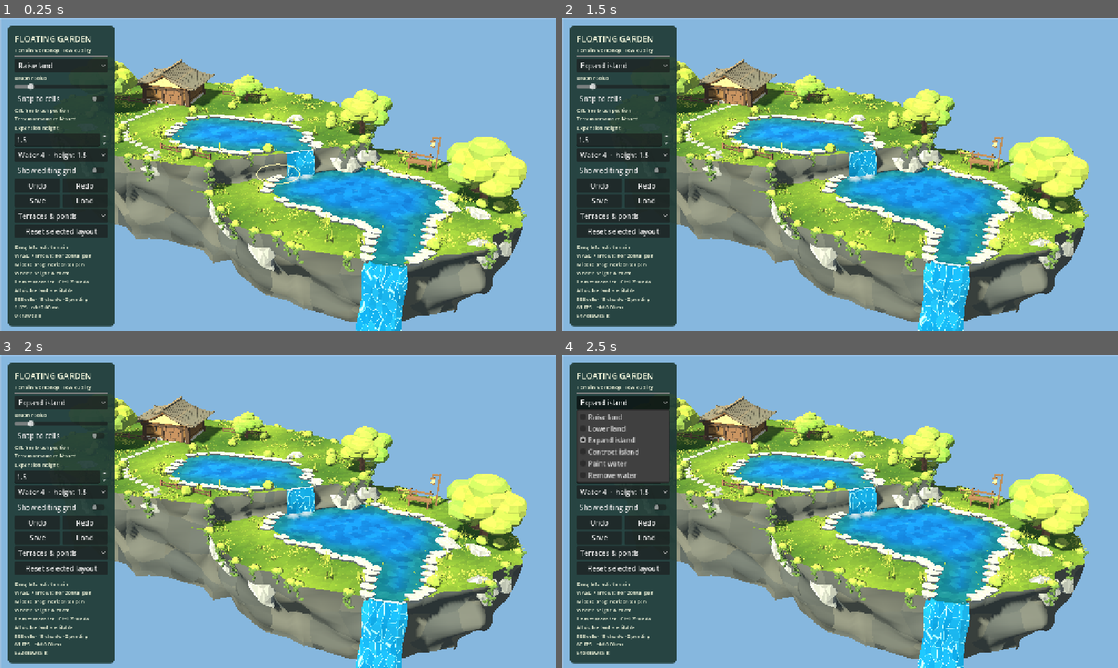
Above: before the commit, frames 1-4 (two rows, left to right).
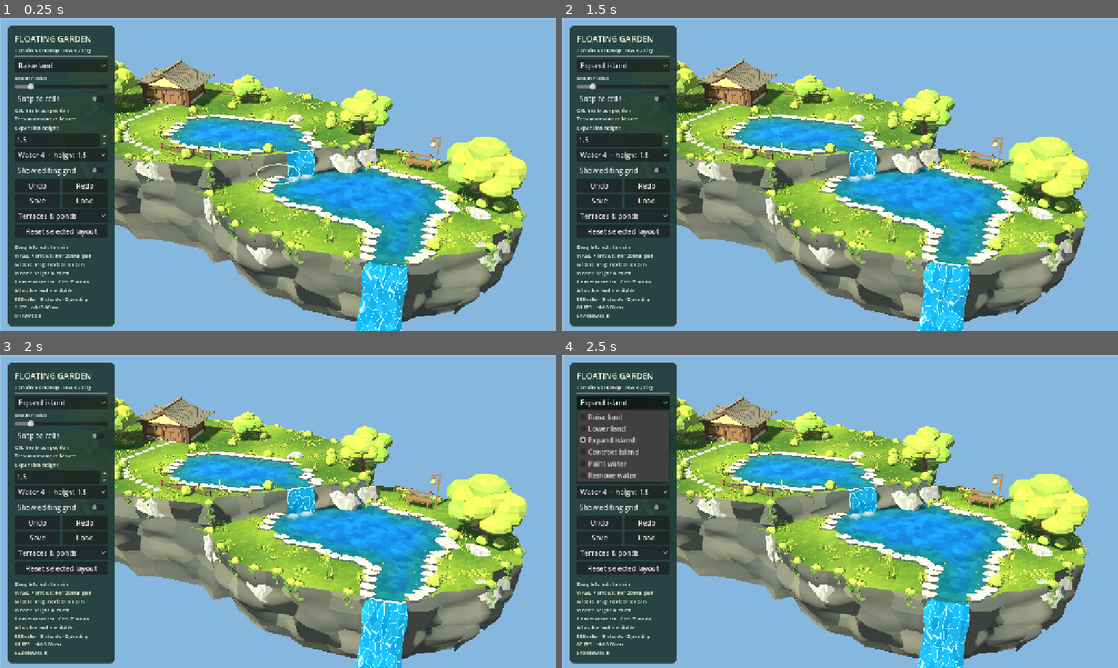
Above: after the commit, the same moments.

Repository: YI1219/Idle_and_incremental_game
Game: Godot game, scene res://scenes/terrain_editor.tscn
The game is run twice, just before and just after one commit, with the same random seed, the same clock (stepped at 60 frames per second) and the same inputs.
Inputs:
- Up to frame 1 (0.25 s): no input
- Up to frame 2 (1.5 s): click "Raise land" at 0.5 s; click "Snap to cells" at 1.25 s
- Up to frame 3 (2 s): no input
- Up to frame 4 (2.5 s): click "Expand island" at 2 s

The runs differ from the first frame. In frame 1, 5.7% of the frame differs, in the area x 20-94%, y 36-98%; in frame 2, 5.7%; in frame 3, 5.7%; in frame 4, 5.7%.

Commit message:
Shape continuous cliffs with cached world-space rock relief

Diff:
--- a/art/review/terrain_fidelity/2026-10-05/performance.json
+++ b/art/review/terrain_fidelity/2026-10-05/performance.json
@@ -9,103 +9,103 @@
 		{
 			"cells": 593,
 			"draw_calls": 496.0,
-			"duration_seconds": 12.001831,
+			"duration_seconds": 12.009019,
 			"edits": [
 				{
 					"changed_cells": 16,
 					"operation": "raise",
-					"visible_response_ms": 137.508
+					"visible_response_ms": 138.636
 				},
 				{
 					"changed_cells": 12,
 					"operation": "lower",
-					"visible_response_ms": 128.811
+					"visible_response_ms": 119.897
 				},
 				{
 					"changed_cells": 14,
 					"operation": "expand",
-					"visible_response_ms": 140.17
+					"visible_response_ms": 151.446
 				},
 				{
 					"changed_cells": 16,
 					"operation": "contract",
-					"visible_response_ms": 152.343
+					"visible_response_ms": 150.949
 				}
 			],
-			"frame_count": 1828,
-			"max_ms": 67.228,
-			"median_ms": 6.274,
-			"p95_ms": 15.8,
+			"frame_count": 1897,
+			"max_ms": 78.069,
+			"median_ms": 5.504,
+			"p95_ms": 14.584,
 			"run": 1,
-			"static_memory_mib": 57.7435131072998,
+			"static_memory_mib": 57.8795127868652,
 			"video_memory_mib": 206.875
 		},
 		{
 			"cells": 593,
 			"draw_calls": 496.0,
-			"duration_seconds": 12.002813,
+			"duration_seconds": 12.000605,
 			"edits": [
 				{
 					"changed_cells": 16,
 					"operation": "raise",
-					"visible_response_ms": 114.557
+					"visible_response_ms": 136.922
 				},
 				{
 					"changed_cells": 12,
 					"operation": "lower",
-					"visible_response_ms": 127.728
+					"visible_response_ms": 144.001
 				},
 				{
 					"changed_cells": 14,
 					"operation": "expand",
-					"visible_response_ms": 134.469
+					"visible_response_ms": 151.847
 				},
 				{
 					"changed_cells": 16,
 					"operation": "contract",
-					"visible_response_ms": 142.76
+					"visible_response_ms": 157.011
 				}
 			],
 			"frame_count": 1837,
-			"max_ms": 65.033,
-			"median_ms": 5.808,
-			"p95_ms": 15.94,
+			"max_ms": 74.264,
+			"median_ms": 6.042,
+			"p95_ms": 15.798,
 			"run": 2,
-			"static_memory_mib": 57.7498416900635,
+			"static_memory_mib": 57.8858413696289,
 			"video_memory_mib": 206.875
 		},
 		{
 			"cells": 593,
 			"draw_calls": 496.0,
-			"duration_seconds": 12.005359,
+			"duration_seconds": 12.00113,
 			"edits": [
 				{
 					"changed_cells": 16,
 					"operation": "raise",
-					"visible_response_ms": 126.648
+					"visible_response_ms": 136.054
 				},
 				{
 					"changed_cells": 12,
 					"operation": "lower",
-					"visible_response_ms": 141.088
+					"visible_response_ms": 143.471
 				},
 				{
 					"changed_cells": 14,
 					"operation": "expand",
-					"visible_response_ms": 127.771
+					"visible_response_ms": 150.726
 				},
 				{
 					"changed_cells": 16,
 					"operation": "contract",
-					"visible_response_ms": 148.093
+					"visible_response_ms": 161.139
 				}
 			],
-			"frame_count": 1709,
-			"max_ms": 63.573,
-			"median_ms": 6.869,
-			"p95_ms": 16.385,
+			"frame_count": 1824,
+			"max_ms": 82.158,
+			"median_ms": 5.883,
+			"p95_ms": 16.013,
 			"run": 3,
-			"static_memory_mib": 57.7533702850342,
+			"static_memory_mib": 57.8893699645996,
 			"video_memory_mib": 206.875
 		}
 	],
--- a/art/review/terrain_fidelity/2026-10-05/verification.json
+++ b/art/review/terrain_fidelity/2026-10-05/verification.json
@@ -1,6 +1,6 @@
 {
   "engine": "Godot 4.7.2",
-  "scope": "Fresh final checks for fuller irregular crowns, shorter grass, varied flattened pond edging and ground color facets. Includes unchanged contour, shoreline, waterfall, incremental publication and camera checks. Unrelated gameplay suite was last verified at 461ed14.",
+  "scope": "Fresh final checks for world-space cellular cliff shoulders, reduced broad-wall wave noise, matching material classification and per-refresh exact-position relief cache. Includes contour, shoreline, waterfall, incremental publication, leaf bounds and camera checks. Unrelated gameplay suite was last verified at 461ed14.",
   "suite": [
     {
       "test": "terrain_contour_test.gd",
@@ -87,7 +87,7 @@
     "terrain_model_bounds_test": 9
   },
   "regression": "Existing mixed-height waterfall joins remain 24/24. New splash checks failed 24/26 before raised/faded …(516 unchanged characters)…
-  "review": "Independent final foliage review found no Important correctness issue. Deterministic placement, terrain support and atomic publication are unchanged; fuller crowns reduce flattening but visible assembled lobes remain. Existing sky/water review cleared chunk joins, opacity/normal interpolation and corrected downward flow. Visual user acceptance remains pending.",
+  "review": "Independent cliff review found no Important correctness issue and reran incremental20/20 and narrow794 without overlaps. Actual captures break long folds into more distinct regions, but broad smooth bulges remain. Independent cache review cleared invalidation and output equivalence: the exact warped position fully determines relief, and every refresh clears cached values. Existing foliage/sky/water reviews cover preceding changes. Visual user acceptance remains pending.",
   "limitations": [
     "Target Windows thin laptop/MacBook Air and long-idle performance are unmeasured this round.",
     "Legacy unrelated gameplay suite is historical evidence for the previous revision, not a fresh full-suite claim."
--- a/scripts/terrain_editor/contour_terrain.gd
+++ b/scripts/terrain_editor/contour_terrain.gd
@@ -11,10 +11,12 @@
 var source:Data
 var triangle_chunks:Dictionary={}
 var _profiles:Dictionary={}
+var _rock_relief_cache:Dictionary={}
 
 func refresh(data:Data)->void:
 	source=data
 	_profiles.clear()
+	_rock_relief_cache.clear()
 	land_regions.clear()
 	water_regions.clear()
 	levels.clear()
@@ -219,7 +221,12 @@
 	var edge_weight:=clampf((profile.top-y)*2,0,1)*clampf((y-profile.bottom)*2,0,1)
 	y+=sin(p.x*1.17+p.y*.91+y*1.73)*.16*edge_weight
 	var f:=clampf((profile.top-y)/depth,0,1)
-	return _rock_point(p,y,f,profile.base,minf(1.0,depth/2.2),normal,profile.inset)
+	var rounded:=0.0
+	if not profile.base or profile.inset>.35:
+		var key:=Vector3(p.x,y,p.y)
+		if not _rock_relief_cache.has(key):_rock_relief_cache[key]=_rock_relief(key)
+		rounded=_rock_relief_cache[key]
+	return _rock_point(p,y,f,profile.base,minf(1.0,depth/2.2),normal,profile.inset,rounded)
 
 func _cliffs(loop:PackedVector2Array,top:float,bottom:float)->void:
 	for i in loop.size():
@@ -255,17 +262,36 @@
 		if top<height:return minf(1.5,distance*.28)
 	return 1.5
 
-static func _rock_point(p:Vector2,y:float,f:float,base:bool,relief:float=1.0,normal:Vector2=Vector2.ZERO,inset_limit:float=1.5)->Vector3:
+static func _rock_point(p:Vector2,y:float,f:float,base:bool,relief:float=1.0,normal:Vector2=Vector2.ZERO,inset_limit:float=1.5,rounded_relief:float=NAN)->Vector3:
 	var inset:=normal*(inset_limit*pow(f,1.5) if base else 0.0)
-	var noise:=sin(p.x*1.91+p.y*2.17+f*7.9)*.38*sin(PI*f)
-	var vertical_noise:=sin(p.x*.91+p.y*1.47)*(.62*sin(PI*f)+(.22*pow(f,4.0) if base else 0.0))
-	# Physical shoulders vary along the contour and at world heights. Their
-	# relief fades to zero at true boundaries, preserving joined caps and steps.
-	var ledge:float=(sin(y*1.7+p.x*.41+p.y*.57)*.32+sin(y*.6-p.x*.9+p.y*.43)*.16)*sin(PI*f)*relief
-	# Narrow necks already spend their available width on taper and noise.
-	# Fade extra shoulders out before they can push opposing walls together.
-	ledge*=clampf((inset_limit-.35)/.45,0.0,1.0) if base else .5
+	var width_weight:=clampf((inset_limit-.35)/.45,0.0,1.0) if base else .5
+	var noise:=sin(p.x*1.91+p.y*2.17+f*7.9)*lerpf(.38,.10,width_weight)*sin(PI*f)
+	var vertical_noise:=sin(p.x*.91+p.y*1.47)*(lerpf(.62,.25,width_weight)*sin(PI*f)+(lerpf(.22,.11,width_weight)*pow(f,4.0) if base else 0.0))
+	# Rounded rock shoulders share a world-anchored field with the material.
+	# Preserve the proven narrow-wall profile and fade relief at true boundaries.
+	if is_nan(rounded_relief):rounded_relief=_rock_relief(Vector3(p.x,y,p.y)) if width_weight>0.0 else 0.0
+	var ledge:=rounded_relief*sin(PI*f)*relief*width_weight
 	return Vector3(p.x-inset.x+noise+normal.x*ledge,y+vertical_noise*relief,p.y-inset.y+noise*.7+normal.y*ledge)
+
+static func _rock_relief(point:Vector3)->float:
+	var p:=point/Vector3(2.2,1.8,2.2)
+	var cell:=p.floor()
+	var f:=p-cell
+	var nearest:=10.0
+	for z in range(-1,2):
+		for y in range(-1,2):
+			for x in range(-1,2):
+				var offset:=Vector3(x,y,z)
+				var delta:=offset+_rock_hash(cell+offset)*.72+Vector3.ONE*.14-f
+				nearest=minf(nearest,delta.length_squared())
+	return .72*(1.0-smoothstep(.16,.80,sqrt(nearest)))-.10
+
+static func _rock_hash(point:Vector3)->Vector3:
+	var q:=point*Vector3(.123,.117,.139)
+	q-=q.floor()
+	q+=Vector3.ONE*q.dot(Vector3(q.z,q.x,q.y)+Vector3.ONE*19.19)
+	var value:=Vector3((q.x+q.y)*q.z,(q.y+q.z)*q.x,(q.z+q.x)*q.y)
+	return value-value.floor()
 
 func _falls(loop:PackedVector2Array,water_y:float)->void:
 	if _area(loop)<0:return
--- a/shaders/terrain_editor/cliff.gdshader
+++ b/shaders/terrain_editor/cliff.gdshader
@@ -14,7 +14,7 @@
 void fragment(){
 	// One world-space rock field across the joined cliff volume. Broad facets
 	// stay anchored through edits instead of exposing the mesh's height rows.
-	vec3 p=world_position/vec3(2.5,2.1,2.5);
+	vec3 p=world_position/vec3(2.2,1.8,2.2);
 	vec3 cell=floor(p);vec3 f=fract(p);float nearest=10.0;vec3 selected=cell;
 	for(int z=-1;z<=1;z++)for(int y=-1;y<=1;y++)for(int x=-1;x<=1;x++){
 		vec3 offset=vec3(float(x),float(y),float(z));
@@ -23,10 +23,10 @@
 		if(d<nearest){nearest=d;selected=cell+offset;}
 	}
 	vec3 variation=rock_hash(selected+vec3(17.0));
-	vec3 perturb=(variation-.5)*.55;
+	vec3 perturb=(variation-.5)*.90;
 	vec3 facet_normal=normalize(world_normal+perturb);
 	NORMAL=normalize((VIEW_MATRIX*vec4(facet_normal,0.0)).xyz);
-	vec3 gray=mix(vec3(.34,.365,.365),vec3(.46,.465,.425),variation.x);
+	vec3 gray=mix(vec3(.32,.345,.345),vec3(.49,.49,.435),variation.x);
 	ALBEDO=gray;
 	ROUGHNESS=.96;
 	SPECULAR=.15;
Not shown, changed: CURRENT_CONTEXT.md
Not shown, changed: art/review/terrain_fidelity/2026-10-05/review.md
Not shown, changed: docs/terrain.md
